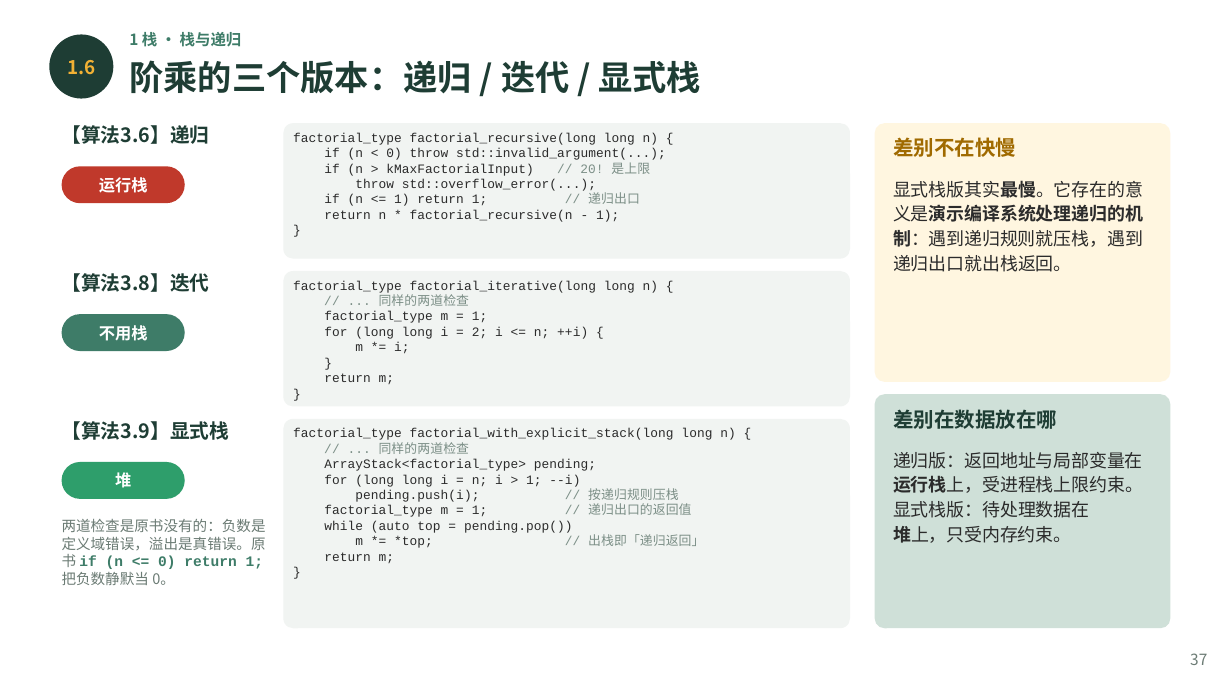
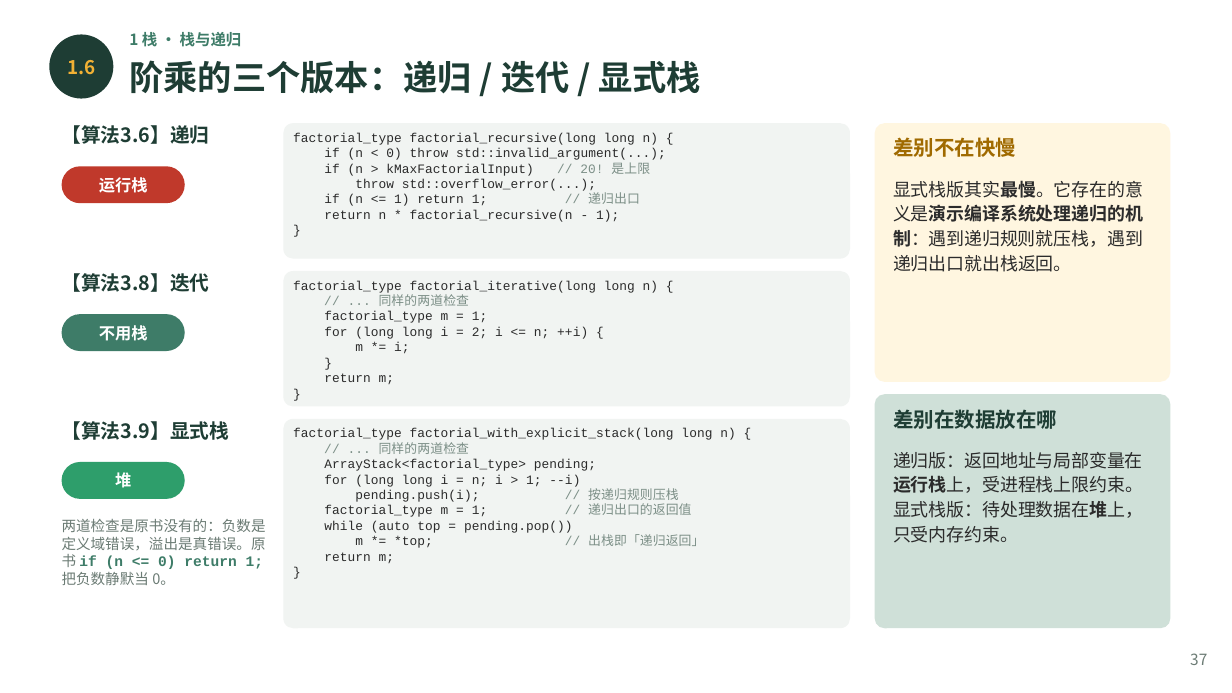
Before and after one commit to GMyhf/2026fall-cs201, a slide deck: slide 37 of courseware/202609_DSA_03_Stack_Queue.pptx. Drawn at 1232x693 pixels with LibreOffice and Linux fonts; fonts in the diff are those of the drawing. Boxes give left, top, right and bottom in pixels: in the first picture for what was removed or moved away, otherwise in the second. Text is boxed around its words. In the diff, an @@ line names an element or a change of style, - is before the commit and + after.

```diff
--- a/courseware/202609_DSA_03_Stack_Queue.pptx
+++ b/courseware/202609_DSA_03_Stack_Queue.pptx
@@ text at (x1=893, y1=501, x2=1143, y2=543): text changed @@
-显式栈版：待处理数据在
-堆上，只受内存约束。
+显式栈版：待处理数据在堆上，只受内存约束。
```
Also in this commit, not shown: 9 other slides changed, 25 other files.
